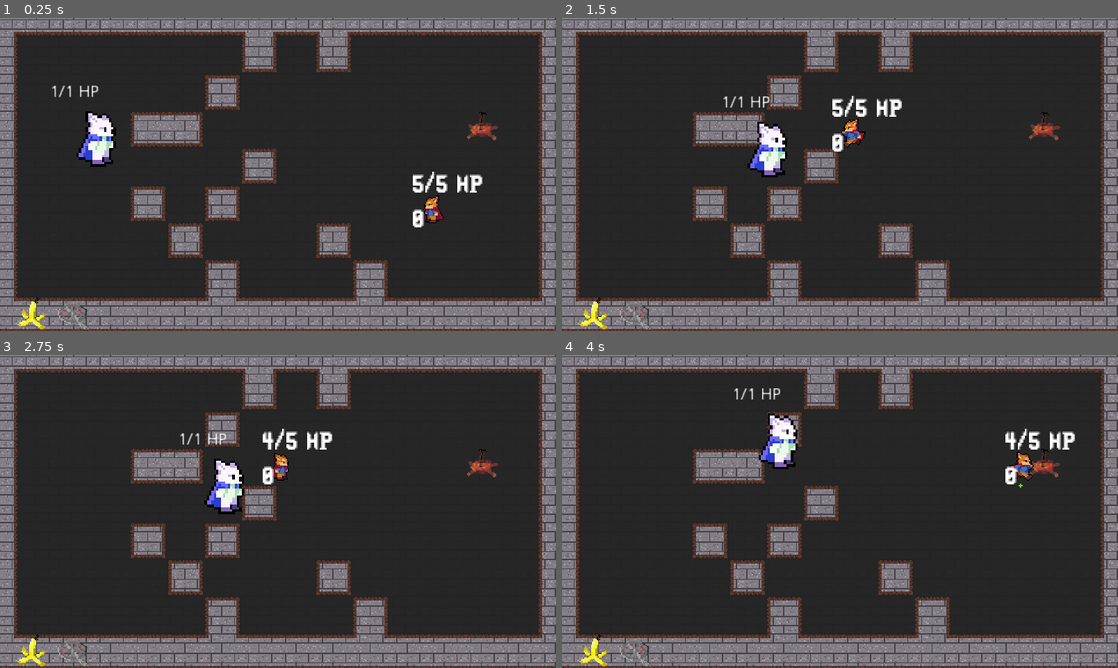
Above: before the commit, frames 1-4 (two rows, left to right).
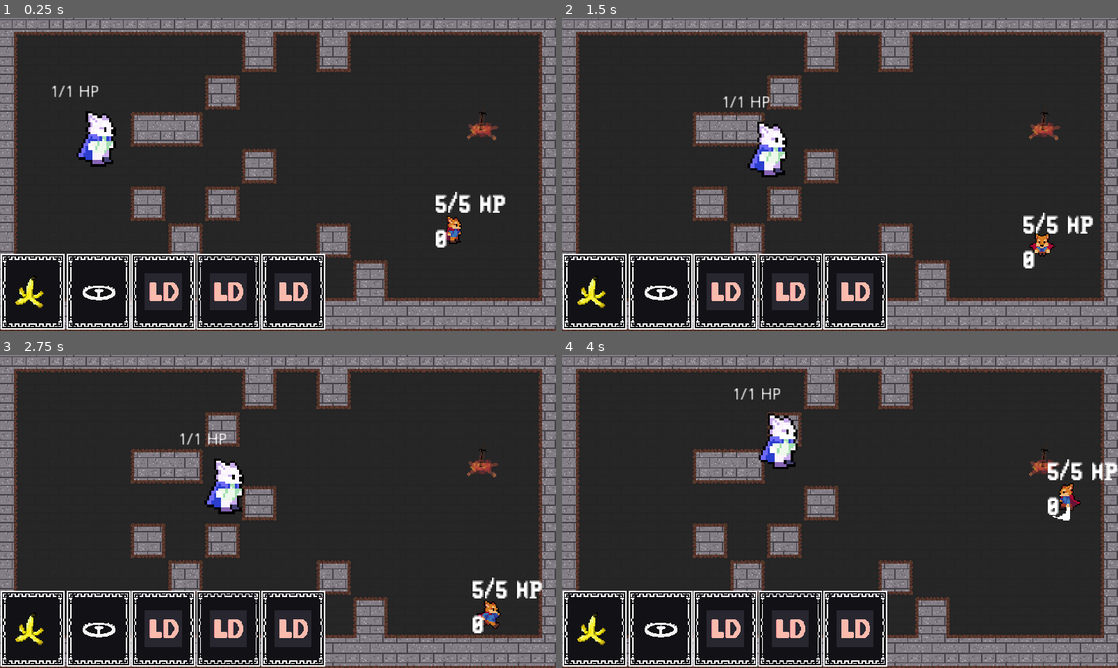
Above: after the commit, the same moments.

Repository: creyD/ludum_dare_46
Game: Godot game, scene res://World.tscn
Same seed, same stepped clock (60 frames per second), same inputs: the game is played once before the commit and once after it.
Inputs (mouse positions are in pixels of both pictures, inside the frame that each line leads up to):
- Up to frame 1 (0.25 s): no input
- Up to frame 2 (1.5 s): move the mouse to (962, 158) at 0.52 s; hold D (right) 0.53-1.28 s; click (962, 158) at 0.6 s; move the mouse to (728, 190) at 1.27 s; hold S (down) from 1.28 s (still down); tap Space (roll) at 1.35 s
- Up to frame 3 (2.75 s): move the mouse to (333, 442) at 2.02 s; release S (down) at 2.03 s; hold D (right) from 2.03 s (still down); click (333, 442) at 2.1 s
- Up to frame 4 (4 s): move the mouse to (812, 574) at 2.77 s; release D (right) at 2.78 s; hold W (up) 2.78-3.53 s; tap Space (roll) at 2.85 s; move the mouse to (1006, 558) at 3.52 s; hold A (left) from 3.53 s (still down); click (1006, 558) at 3.6 s

The runs differ from the first frame. In frame 1, 10% of the frame differs, in the area x 0-91%, y 49-100%; in frame 2, 10%; in frame 3, 10%; in frame 4, 10%, in the area x 0-100%, y 23-100%.

Commit message:
Added Gameplay Animations and Functionality
- Added clap animation for bear trap
- Added cards in menu bar
- Replaced old bear_trap icon with new one

Diff:
--- a/src/Menus/DragNDrop/DragNDropUI.tscn
+++ b/src/Menus/DragNDrop/DragNDropUI.tscn
@@ -1,11 +1,12 @@
-[gd_scene load_steps=8 format=2]
+[gd_scene load_steps=9 format=2]
 
 [ext_resource path="res://Menus/DragNDrop/DragSource.tscn" type="PackedScene" id=1]
 [ext_resource path="res://Menus/DragNDrop/DragSink.tscn" type="PackedScene" id=2]
 [ext_resource path="res://Objects/Banana/Banana.tscn" type="PackedScene" id=3]
 [ext_resource path="res://testSprites/bannane.png" type="Texture" id=4]
-[ext_resource path="res://testSprites/falle.png" type="Texture" id=5]
+[ext_resource path="res://Objects/Traps/Bear/bear.jpg" type="Texture" id=5]
 [ext_resource path="res://Objects/Traps/bear.tscn" type="PackedScene" id=6]
+[ext_resource path="res://Objects/Traps/Bear/Animation/0012.png" type="Texture" id=7]
 
 [sub_resource type="GDScript" id=1]
 script/source = "extends Control
@@ -23,27 +24,45 @@
 "_edit_use_anchors_": false
 }
 
-[node name="DragSourceBanana" parent="." instance=ExtResource( 1 )]
-margin_left = 13.5128
-margin_top = 238.668
-margin_right = 45.5128
-margin_bottom = 270.668
+[node name="GenericCard1" parent="." instance=ExtResource( 1 )]
+margin_left = 11.9239
+margin_top = 220.793
+margin_right = 43.9239
+margin_bottom = 252.793
 texture = ExtResource( 4 )
 Item = ExtResource( 3 )
 PreviewIcon = ExtResource( 4 )
 
-[node name="DragSourceFalle" parent="." instance=ExtResource( 1 )]
-margin_left = 45.5128
-margin_top = 238.668
-margin_right = 77.5128
-margin_bottom = 270.668
+[node name="GenericCard2" parent="." instance=ExtResource( 1 )]
+margin_left = 69.0145
+margin_top = 221.191
+margin_right = 101.014
+margin_bottom = 253.191
 texture = ExtResource( 5 )
 Item = ExtResource( 6 )
-PreviewIcon = ExtResource( 5 )
+PreviewIcon = ExtResource( 7 )
+
+[node name="GenericCard3" parent="." instance=ExtResource( 1 )]
+margin_left = 124.812
+margin_top = 220.859
+margin_right = 156.812
+margin_bottom = 252.859
+
+[node name="GenericCard4" parent="." instance=ExtResource( 1 )]
+margin_left = 180.718
+margin_top = 220.859
+margin_right = 212.718
+margin_bottom = 252.859
+
+[node name="GenericCard5" parent="." instance=ExtResource( 1 )]
+margin_left = 237.404
+margin_top = 221.267
+margin_right = 269.404
+margin_bottom = 253.267
 
 [node name="DragSink" parent="." instance=ExtResource( 2 )]
 anchor_right = 1.002
 anchor_bottom = 0.87
-margin_left = 1.0
-margin_right = 0.0399475
-margin_bottom = 0.0999756
+margin_left = 2.0
+margin_right = 0.0400085
+margin_bottom = -30.9
--- a/src/Menus/DragNDrop/DragSink.tscn
+++ b/src/Menus/DragNDrop/DragSink.tscn
@@ -9,10 +9,15 @@
 func can_drop_data(_pos, data):
 	return typeof(data) == typeof(PackedScene)
 
+
+func get_nearest_grid_pos(position):
+	return Vector2(floor(position.x / 32.0) * 32, floor(position.y / 32.0) * 32)
+
+
 #what is to be done when data is dropped
 func drop_data(_pos, data:PackedScene):
 	var child = data.instance()
-	child.position= _pos
+	child.position = get_nearest_grid_pos(_pos)
 	get_node(get_parent().ObjectParent).add_child(child)
 "
 
--- a/src/Menus/DragNDrop/DragSource.tscn
+++ b/src/Menus/DragNDrop/DragSource.tscn
@@ -1,6 +1,7 @@
-[gd_scene load_steps=3 format=2]
+[gd_scene load_steps=4 format=2]
 
 [ext_resource path="res://icon.png" type="Texture" id=1]
+[ext_resource path="res://Objects/Card/card.png" type="Texture" id=2]
 
 [sub_resource type="GDScript" id=1]
 script/source = "extends TextureRect
@@ -53,3 +54,8 @@
 "_edit_use_anchors_": false
 }
 PreviewIcon = ExtResource( 1 )
+
+[node name="Sprite" type="Sprite" parent="."]
+position = Vector2( 16.0791, 16.0117 )
+z_index = -1
+texture = ExtResource( 2 )
--- a/src/Objects/Traps/bear.gd
+++ b/src/Objects/Traps/bear.gd
@@ -1,4 +1,15 @@
 extends Node2D
 
 func _on_Hurtbox_area_entered(area):
-	queue_free()
+	$AnimatedSprite.play("clap")
+
+
+func _ready():
+	$AnimatedSprite.play("place")
+
+
+func _on_AnimatedSprite_animation_finished():
+	if $AnimatedSprite.get_animation() == "place":
+		$AnimatedSprite.play("still")
+	elif $AnimatedSprite.get_animation() == "clap":
+		queue_free()
--- a/src/Objects/Traps/bear.tscn
+++ b/src/Objects/Traps/bear.tscn
@@ -1,15 +1,63 @@
-[gd_scene load_steps=8 format=2]
+[gd_scene load_steps=39 format=2]
 
 [ext_resource path="res://Objects/Traps/Bear.gd" type="Script" id=1]
 [ext_resource path="res://Overlap/HurtHit_Box/Hitbox.tscn" type="PackedScene" id=2]
 [ext_resource path="res://Overlap/Kind.tscn" type="PackedScene" id=3]
-[ext_resource path="res://testSprites/falle.png" type="Texture" id=4]
 [ext_resource path="res://Overlap/HurtHit_Box/Hurtbox.tscn" type="PackedScene" id=5]
+[ext_resource path="res://Objects/Traps/Bear/Animation/0018.png" type="Texture" id=6]
+[ext_resource path="res://Objects/Traps/Bear/Animation/0001.png" type="Texture" id=7]
+[ext_resource path="res://Objects/Traps/Bear/Animation/0025.png" type="Texture" id=8]
+[ext_resource path="res://Objects/Traps/Bear/Animation/0005.png" type="Texture" id=9]
+[ext_resource path="res://Objects/Traps/Bear/Animation/0014.png" type="Texture" id=10]
+[ext_resource path="res://Objects/Traps/Bear/Animation/0003.png" type="Texture" id=11]
+[ext_resource path="res://Objects/Traps/Bear/Animation/0000.png" type="Texture" id=12]
+[ext_resource path="res://Objects/Traps/Bear/Animation/0010.png" type="Texture" id=13]
+[ext_resource path="res://Objects/Traps/Bear/Animation/0004.png" type="Texture" id=14]
+[ext_resource path="res://Objects/Traps/Bear/Animation/0008.png" type="Texture" id=15]
+[ext_resource path="res://Objects/Traps/Bear/Animation/0023.png" type="Texture" id=16]
+[ext_resource path="res://Objects/Traps/Bear/Animation/0026.png" type="Texture" id=17]
+[ext_resource path="res://Objects/Traps/Bear/Animation/0027.png" type="Texture" id=18]
+[ext_resource path="res://Objects/Traps/Bear/Animation/0020.png" type="Texture" id=19]
+[ext_resource path="res://Objects/Traps/Bear/Animation/0028.png" type="Texture" id=20]
+[ext_resource path="res://Objects/Traps/Bear/Animation/0024.png" type="Texture" id=21]
+[ext_resource path="res://Objects/Traps/Bear/Animation/0011.png" type="Texture" id=22]
+[ext_resource path="res://Objects/Traps/Bear/Animation/0015.png" type="Texture" id=23]
+[ext_resource path="res://Objects/Traps/Bear/Animation/0007.png" type="Texture" id=24]
+[ext_resource path="res://Objects/Traps/Bear/Animation/0019.png" type="Texture" id=25]
+[ext_resource path="res://Objects/Traps/Bear/Animation/0021.png" type="Texture" id=26]
+[ext_resource path="res://Objects/Traps/Bear/Animation/0016.png" type="Texture" id=27]
+[ext_resource path="res://Objects/Traps/Bear/Animation/0002.png" type="Texture" id=28]
+[ext_resource path="res://Objects/Traps/Bear/Animation/0006.png" type="Texture" id=29]
+[ext_resource path="res://Objects/Traps/Bear/Animation/0013.png" type="Texture" id=30]
+[ext_resource path="res://Objects/Traps/Bear/Animation/0017.png" type="Texture" id=31]
+[ext_resource path="res://Objects/Traps/Bear/Animation/0022.png" type="Texture" id=32]
+[ext_resource path="res://Objects/Traps/Bear/Animation/0029.png" type="Texture" id=33]
+[ext_resource path="res://Objects/Traps/Bear/Animation/0030.png" type="Texture" id=34]
+[ext_resource path="res://Objects/Traps/Bear/Animation/0009.png" type="Texture" id=35]
+[ext_resource path="res://Objects/Traps/Bear/Animation/0012.png" type="Texture" id=36]
 
-[sub_resource type="CapsuleShape2D" id=1]
+[sub_resource type="SpriteFrames" id=1]
+animations = [ {
+"frames": [ ExtResource( 12 ), ExtResource( 7 ), ExtResource( 28 ), ExtResource( 11 ), ExtResource( 14 ), ExtResource( 9 ), ExtResource( 29 ), ExtResource( 24 ), ExtResource( 15 ), ExtResource( 35 ), ExtResource( 13 ), ExtResource( 22 ) ],
+"loop": false,
+"name": "place",
+"speed": 60.0
+}, {
+"frames": [ ExtResource( 30 ), ExtResource( 10 ), ExtResource( 23 ), ExtResource( 27 ), ExtResource( 31 ), ExtResource( 6 ), ExtResource( 25 ), ExtResource( 19 ), ExtResource( 26 ), ExtResource( 32 ), ExtResource( 16 ), ExtResource( 21 ), ExtResource( 8 ), ExtResource( 17 ), ExtResource( 18 ), ExtResource( 20 ), ExtResource( 33 ), ExtResource( 34 ) ],
+"loop": false,
+"name": "clap",
+"speed": 60.0
+}, {
+"frames": [ ExtResource( 36 ) ],
+"loop": false,
+"name": "still",
+"speed": 60.0
+} ]
+
+[sub_resource type="CapsuleShape2D" id=2]
 height = 9.0
 
-[sub_resource type="CapsuleShape2D" id=2]
+[sub_resource type="CapsuleShape2D" id=3]
 height = 9.0
 
 [node name="Bear_trap" type="Node2D"]
@@ -18,16 +66,17 @@
 [node name="Kind" parent="." instance=ExtResource( 3 )]
 kind = 10
 
-[node name="Sprite" type="Sprite" parent="."]
+[node name="AnimatedSprite" type="AnimatedSprite" parent="."]
 position = Vector2( -7.62939e-06, 0 )
-texture = ExtResource( 4 )
+frames = SubResource( 1 )
+animation = "used"
 
 [node name="Hitbox" parent="." instance=ExtResource( 2 )]
 collision_layer = 16
 
 [node name="CollisionShape2D" parent="Hitbox" index="0"]
 rotation = 1.5708
-shape = SubResource( 1 )
+shape = SubResource( 2 )
 
 [node name="Hurtbox" parent="." instance=ExtResource( 5 )]
 collision_layer = 32
@@ -35,7 +84,8 @@
 
 [node name="CollisionShape2D" parent="Hurtbox" index="0"]
 rotation = 1.5708
-shape = SubResource( 2 )
+shape = SubResource( 3 )
+[connection signal="animation_finished" from="AnimatedSprite" to="." method="_on_AnimatedSprite_animation_finished"]
 [connection signal="area_entered" from="Hurtbox" to="." method="_on_Hurtbox_area_entered"]
 
 [editable path="Hitbox"]
--- /dev/null
+++ b/src/Overlap/Mechanics/Mechanics.gd
@@ -0,0 +1 @@
+extends Node
--- /dev/null
+++ b/src/Overlap/Mechanics/Mechanics.tscn
@@ -0,0 +1,6 @@
+[gd_scene load_steps=2 format=2]
+
+[ext_resource path="res://Overlap/Mechanics/Mechanics.gd" type="Script" id=1]
+
+[node name="Core" type="Node"]
+script = ExtResource( 1 )
--- a/src/World.tscn
+++ b/src/World.tscn
@@ -24,7 +24,7 @@
 tile_set = ExtResource( 3 )
 cell_size = Vector2( 32, 32 )
 format = 1
-tile_data = PoolIntArray( -131059, 47, 0, -131058, 47, 2, -1, 47, 4, -65536, 47, 196609, -65535, 47, 196609, -65534, 47, 196609, -65533, 47, 196609, -65532, 47, 196609, -65531, 47, 196609, -65530, 47, 8, -65529, 47, 196609, -65528, 47, 8, -65527, 47, 196609, -65526, 47, 196609, -65525, 47, 196609, -65524, 47, 196609, -65523, 47, 196614, -65522, 47, 196618, -65521, 47, 196610, 65535, 47, 65539, 6, 47, 131075, 8, 47 …(761 unchanged characters)…
+tile_data = PoolIntArray( -1, 47, 4, -65536, 47, 196609, -65535, 47, 196609, -65534, 47, 196609, -65533, 47, 196609, -65532, 47, 196609, -65531, 47, 196609, -65530, 47, 8, -65529, 47, 196609, -65528, 47, 8, -65527, 47, 196609, -65526, 47, 196609, -65525, 47, 196609, -65524, 47, 196609, -65523, 47, 196609, -65522, 47, 7, 65535, 47, 65539, 6, 47, 131075, 8, 47 …(761 unchanged characters)…
 __meta__ = {
 "_edit_group_": true,
 "_edit_lock_": true
@@ -39,6 +39,7 @@
 [node name="Player" parent="YSort" instance=ExtResource( 1 )]
 position = Vector2( 240, 72 )
 scale = Vector2( 2, 2 )
+debug = true
 ROLL_SPEED = 140
 FRICTION = 200
 
@@ -54,6 +55,8 @@
 visible = false
 
 [node name="DragNDropUI" parent="CanvasLayer" instance=ExtResource( 5 )]
+margin_top = -0.735092
+margin_bottom = -0.735107
 ObjectParent = NodePath("../..")
 
 [editable path="YSort/Bonfire"]
Binary file added: src/Objects/Card/card.png
Not shown, added: src/Objects/Card/card.png.import
Binary file added: src/Objects/Traps/Bear/Animation/0000.png
Not shown, added: src/Objects/Traps/Bear/Animation/0000.png.import
Binary file added: src/Objects/Traps/Bear/Animation/0001.png
Not shown, added: src/Objects/Traps/Bear/Animation/0001.png.import
Binary file added: src/Objects/Traps/Bear/Animation/0002.png
Not shown, added: src/Objects/Traps/Bear/Animation/0002.png.import
Binary file added: src/Objects/Traps/Bear/Animation/0003.png
Not shown, added: src/Objects/Traps/Bear/Animation/0003.png.import
Binary file added: src/Objects/Traps/Bear/Animation/0004.png
Not shown, added: src/Objects/Traps/Bear/Animation/0004.png.import
(and 54 more such lines)
